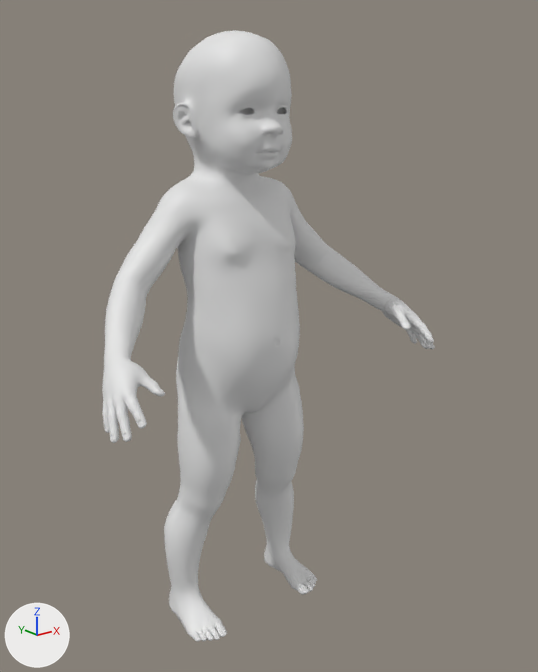
The Blender file template_mesh/Keypoints-Fitting-LSE.blend, before and after one commit.
Camera for both pictures: a camera (50 mm lens) standing at (-0.477, -0.668, 0.597) and looking at (0.017, -0.051, 0.35). Lighting does not change. The marker at lower left points along +X, +Y and +Z.

In view in the first picture: 'Human_clean'.
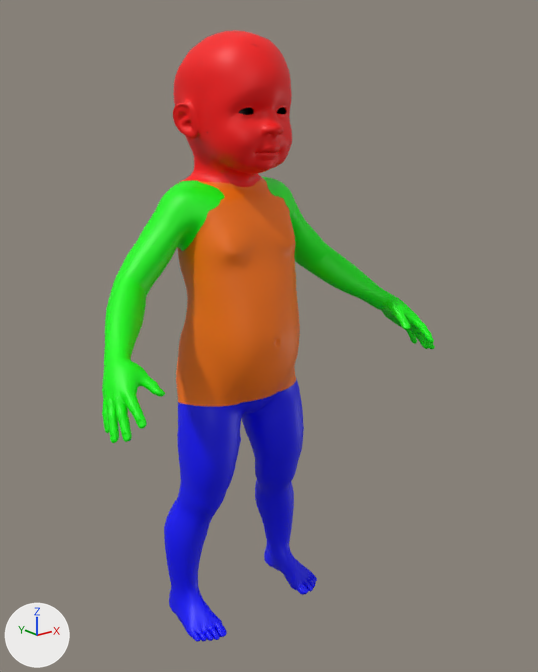
Pixel boxes (x1, y1, x2, y2) of what changed, in the pictures (538 x 672 px):
'Human_clean', surface changed: (102, 30, 435, 642) in both

The change, as a list of edits to the scene's bpy script:
```text
Add img_template_human_clean_uv_layout_png:
    img_template_human_clean_uv_layout_png = load_image('template-Human_clean-uv-layout.png', 'template-Human_clean-uv-layout.png', 1024, 1024, 'sRGB')
Change mat_default_obj:
    remove mat_default_obj.base_color = (0.8, 0.8, 0.8)  # white #e7e7e7
    add mat_default_obj.texture = img_template_human_clean_uv_layout_png
```
